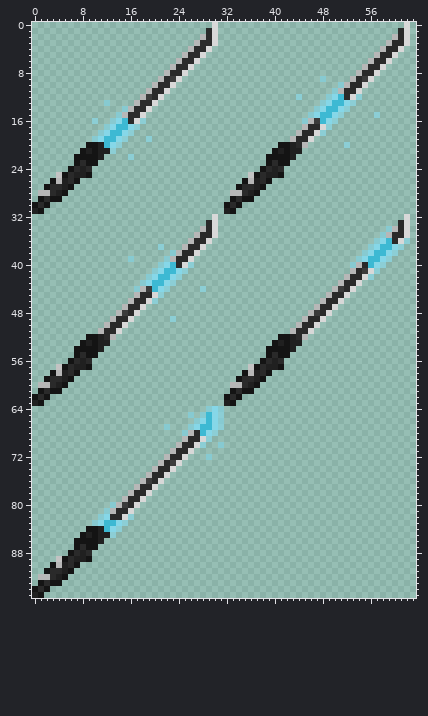
Edited in one commit: sprite sheet (Resources/Textures/ADT/Objects/Weapons/Melee/katana_cursed.rsi/icon.png). The first picture shows the starting point.
The file is 64x96 pixels.
Once edited:
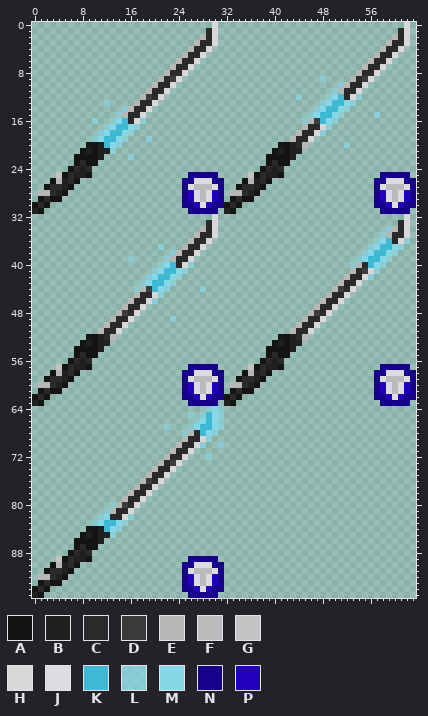
Palette (. is transparent): A #141414  B #202020  C #2a2a2a  D #3b3b3b  E #b7b7b7  F #bbbbbe  G #c3c3c3  H #d8d8d8  J #dddde1  K #3db9d3  L #86d7e8a4  M #86d7e8  N #19008a  P #2200be
Edits made:
@@ x 23..63 @@
 24 ...............ACBC......................
-25 .............GACBBA......................
-26 ............AEBCA........................
-27 ...........ACCBA.........................
-28 ..........EECBA..........................
-29 ..........ACAA...........................
-30 .........ACA.............................
-31 .........BA..............................
+25 ...NNNNN.....GACBBA................NNNNN.
+26 ..NNJJJNN...AEBCA.................NNJJJNN
+27 ..NJFFFJN..ACCBA..................NJFFFJN
+28 ..NPJFJPN.EECBA...................NPJFJPN
+29 ..NPJFJPN.ACAA....................NPJFJPN
+30 ..NNPJPNNACA......................NNPJPNN
+31 ...NNNNN.BA........................NNNNN.
 32 .......H...............................H.
@@ x 23..63 @@
 56 ...............ACBC......................
-57 .............GACBBA......................
-58 ............AEBCA........................
-59 ...........ACCBA.........................
-60 ..........EECBA..........................
-61 ..........ACAA...........................
-62 .........ACA.............................
-63 .........BA..............................
+57 ...NNNNN.....GACBBA................NNNNN.
+58 ..NNJJJNN...AEBCA.................NNJJJNN
+59 ..NJFFFJN..ACCBA..................NJFFFJN
+60 ..NPJFJPN.EECBA...................NPJFJPN
+61 ..NPJFJPN.ACAA....................NPJFJPN
+62 ..NNPJPNNACA......................NNPJPNN
+63 ...NNNNN.BA........................NNNNN.
 64 ......LML................................
@@ x 23..33 @@
 88 ...........
-89 ...........
-90 ...........
-91 ...........
-92 ...........
-93 ...........
-94 ...........
-95 ...........
+89 ...NNNNN...
+90 ..NNJJJNN..
+91 ..NJFFFJN..
+92 ..NPJFJPN..
+93 ..NPJFJPN..
+94 ..NNPJPNN..
+95 ...NNNNN...
Changed places in both pictures, as pixel boxes (x1, y1, x2, y2):
added: (182, 172, 224, 214)
added: (374, 172, 416, 214)
added: (182, 364, 224, 406)
added: (374, 364, 416, 406)
added: (182, 556, 224, 598)
